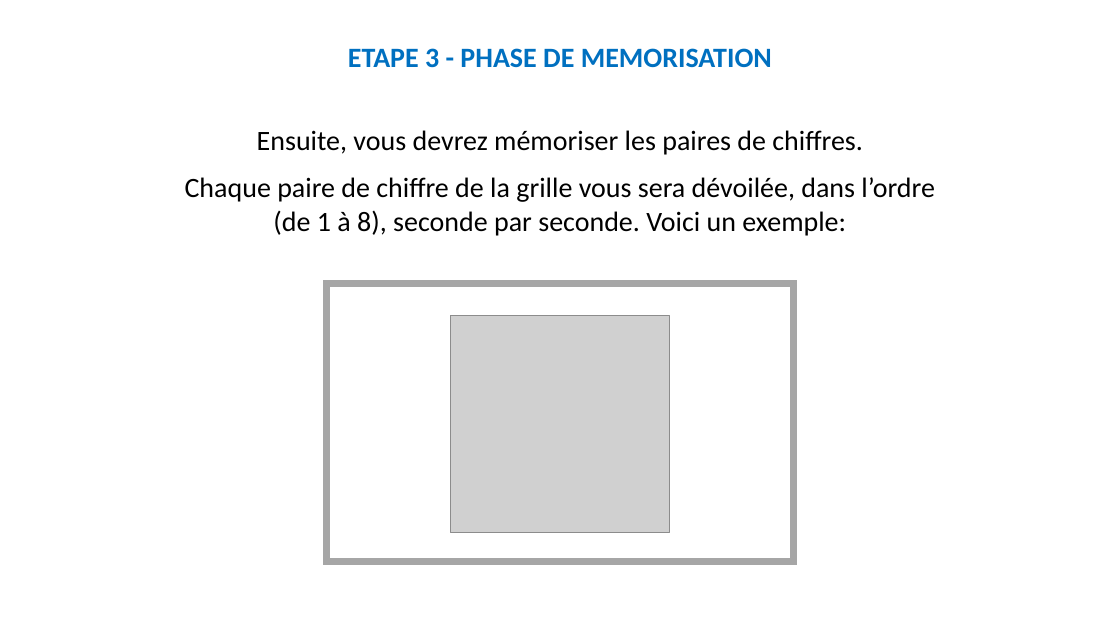
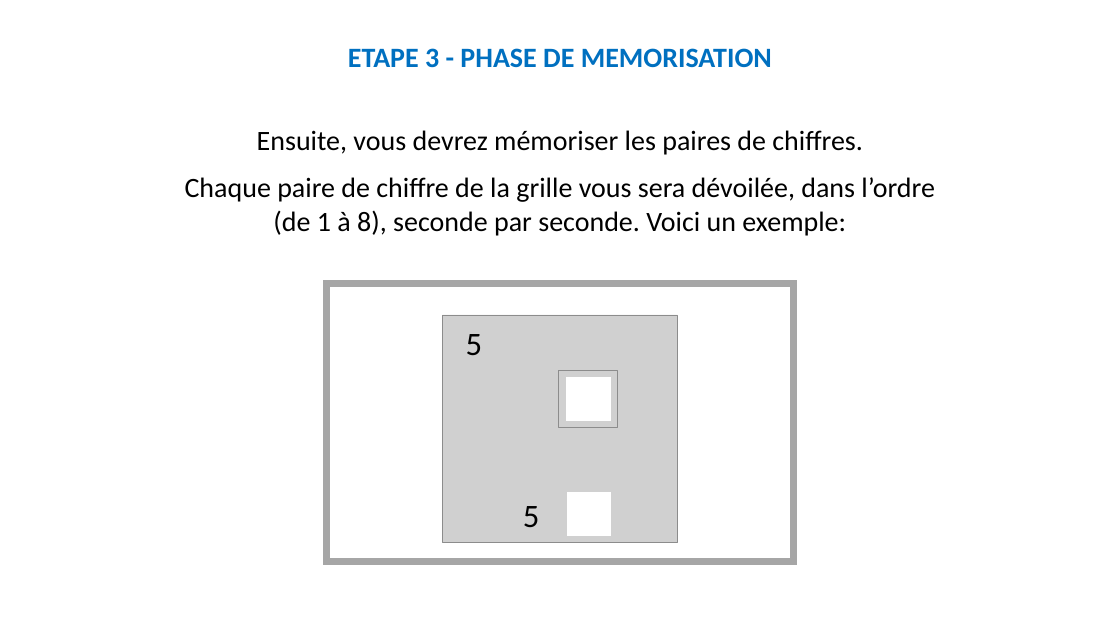
Before and after one commit to MBB-team/Online_Testing, a slide deck: slide 18 of src/SE_ELAN/Stimuli/Instructions.pptx. Drawn at 1120x630 pixels with LibreOffice and Linux fonts; fonts in the diff are those of the drawing; grey boxes stand for pictures. Boxes give left, top, right and bottom in pixels: in the first picture for what was removed or moved away, otherwise in the second. Text is boxed around its words. In the diff, an @@ line names an element or a change of style, - is before the commit and + after.

```diff
--- a/src/SE_ELAN/Stimuli/Instructions.pptx
+++ b/src/SE_ELAN/Stimuli/Instructions.pptx
@@ text added at (x1=466, y1=334, x2=483, y2=355), 28 pt, text #000000 @@
+5
@@ text added at (x1=523, y1=506, x2=540, y2=527), 28 pt, text #000000 @@
+5
@@ group added at (x1=443, y1=315, x2=677, y2=543): 2 pictures, 2 rectangles @@
```
Also in this commit, not shown: 13 other slides changed, 2 other files.
